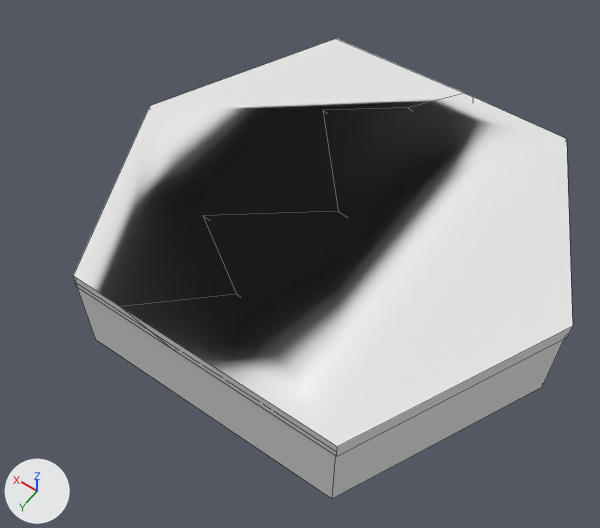
A saved change to the FBX model Assets/DoodleJump3D/Models/PlatformBrown/Platform.fbx.
The view is the same before and after, from a 50 mm camera at (-1.36, 2.19, 3.36) aimed at (0.09, 0.15, 0.16). Every picture has the same lights, and +X, +Y and +Z are marked at lower left. Mesh edges are drawn as thin lines. Where no turn or scale is listed for an object, it has been applied to the vertices.
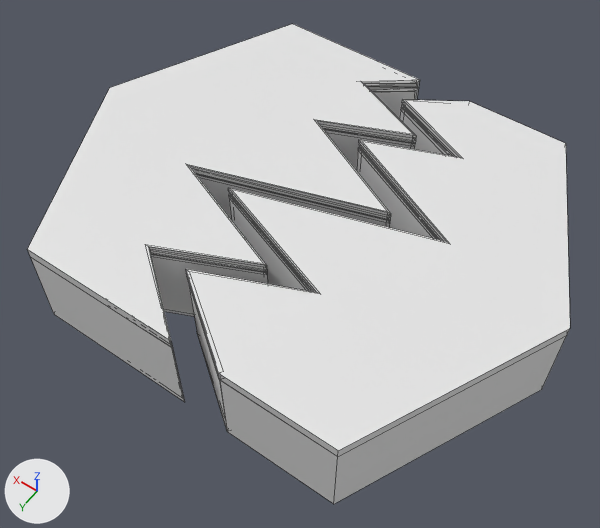
Changed parts and their boxes (x1, y1, x2, y2) in the pictures (600 x 528 px):
'Cube.006', deleted
    before: (73, 39, 573, 456)
'TopLeft', added
    after: (186, 99, 570, 457)
    faces in mat_emissiongrass_008 (white #e7e7e7): (186, 100, 570, 457)
    faces in mat_grass_009 (white #e7e7e7): (187, 99, 463, 377)
'TopRight', added
    after: (27, 24, 420, 348)
    faces in mat_emissiongrass_008 (white #e7e7e7): (27, 24, 419, 348)
    faces in mat_grass_009 (white #e7e7e7): (149, 80, 420, 272)
'Cube.007', reshaped, moved, turned
    before: (77, 287, 565, 499)
    after: (188, 107, 567, 504)
'Right', added
    after: (31, 86, 418, 402)
    faces in mat_emission_008 (white #e7e7e7): (31, 86, 415, 402)
    faces in mat_base_009 (white #e7e7e7): (151, 88, 418, 316)

The edits, one by one:
me_cube_018 is used by ob_cube_007; location (0.0, 0.0, 0.253).
me_cube_018 had 24 vertices, 16 faces and spanned x -1.16..1.14, y -1.0..1.0, z -0.23..0.23.
me_cube_018 now has 82 vertices, 63 faces and spans x -1.16..0.48, y 0.0..0.46, z -1.0..1.0.
me_cube_018 part 1: the whole mesh is rebuilt.
Mesh me_куб_009 is new.
It has 80 vertices, 62 faces and spans x -0.23..1.42, y -1.0..1.0, z 0.46..0.52.
Faces by material slot: [48, 14].
It uses material mat_grass_009 (white #e7e7e7).
It uses material mat_emissiongrass_008 (white #e7e7e7).
Mesh me_куб_006 is new.
It has 80 vertices, 62 faces and spans x -0.23..1.42, y -1.0..1.0, z 0.0..0.46.
Faces by material slot: [48, 14].
It uses material mat_base_009 (white #e7e7e7).
It uses material mat_emission_008 (white #e7e7e7).
Mesh me_куб_008 is new.
It has 82 vertices, 63 faces and spans x -1.16..0.48, y -1.0..1.0, z 0.46..0.51.
Faces by material slot: [49, 14].
It uses material mat_grass_009 (white #e7e7e7).
It uses material mat_emissiongrass_008 (white #e7e7e7).
Object 'Cube.006' (ob_cube_006) is deleted.
Object 'Cube.007' (ob_cube_007) moves from (0.0, 0.0, 0.253) to (0.0, 0.0, 0.0).
Object 'Cube.007' (ob_cube_007) turns from (0, 0, 0) to (90, 0, 0) degrees about x, y and z.
Object 'TopRight' (ob_topright) is new; it shows me_куб_009.
Its location is (0.0, 0.0, 0.0).
Object 'Right' (ob_right) is new; it shows me_куб_006.
Its location is (0.0, 0.0, 0.0).
Object 'TopLeft' (ob_topleft) is new; it shows me_куб_008.
Its location is (0.0, 0.0, 0.0).
